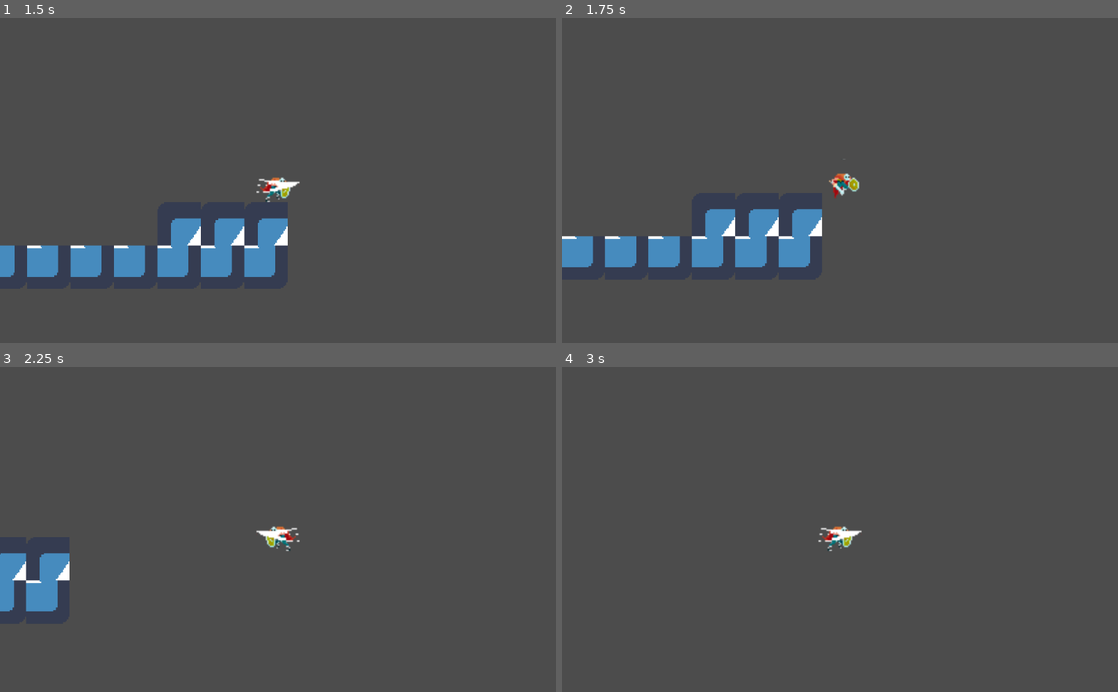
Above: before the commit, frames 1-4 (two rows, left to right).
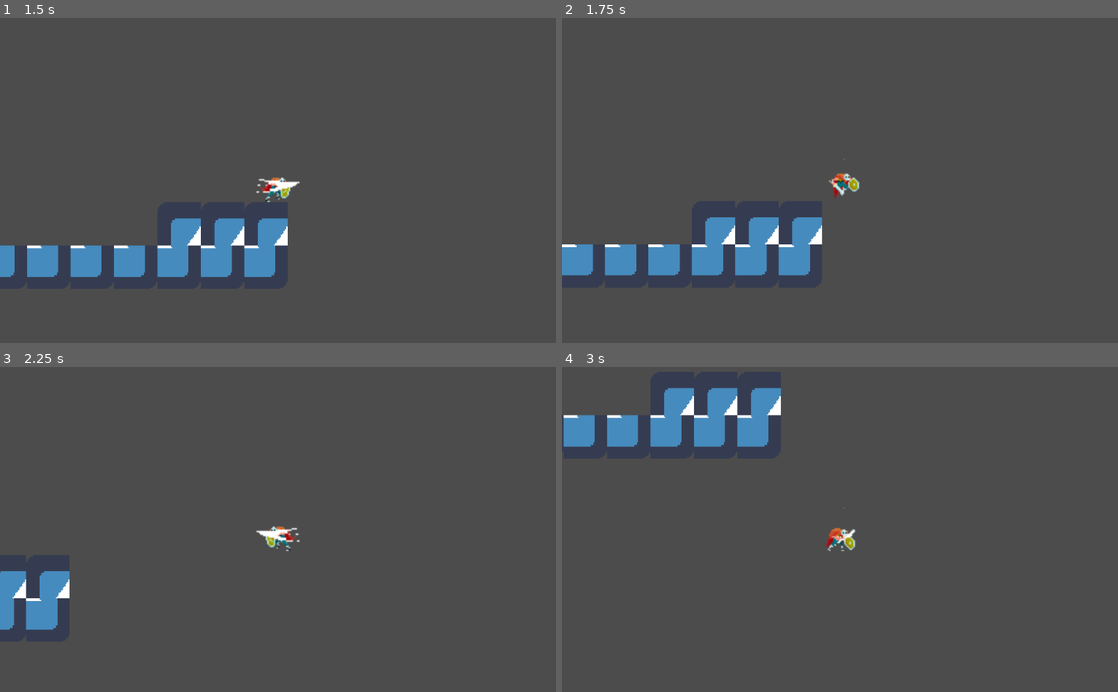
Above: after the commit, the same moments.

Repository: Jollista/Godot-Platformer
Game: Godot game, scene res://PlatformerSceneTest.tscn
Same seed, same stepped clock (60 frames per second), same inputs: the game is played once before the commit and once after it. The engine's default icon, where the game draws it, is replaced by a stand-in: a white triangle on a blue panel in a dark square.
Inputs (mouse positions are in pixels of both pictures, inside the frame that each line leads up to):
- Up to frame 1 (1.5 s): move the mouse to (400, 164) at 0.52 s; hold D (right) from 0.53 s (still down); click (400, 164) at 0.67 s; tap Space (jump) at 0.77 s; move the mouse to (166, 196) at 1.27 s; click (166, 196) at 1.42 s
- Up to frame 2 (1.75 s): keep holding D (right); tap Space (jump) at 1.52 s
- Up to frame 3 (2.25 s): move the mouse to (333, 458) at 2.02 s; release D (right) at 2.03 s; hold A (left) from 2.03 s (still down); click (333, 458) at 2.17 s
- Up to frame 4 (3 s): move the mouse to (812, 594) at 2.77 s; release A (left) at 2.78 s; hold D (right) from 2.78 s (still down); click (812, 594) at 2.92 s

Frame 1 is identical in both runs. In frame 2, 2.4% of the frame differs, in the area x 0-47%, y 58-80%; in frame 3, 1.6%; in frame 4, 4.4%, in the area x 0-54%, y 6-57%.

Commit message:
added facing to dash, changed collision shape to rectangle

Diff:
--- a/PlatformerSceneTest.tscn
+++ b/PlatformerSceneTest.tscn
@@ -4,8 +4,8 @@
 [ext_resource path="res://GodotLogoTileset.tres" type="TileSet" id=2]
 [ext_resource path="res://PlayerController.gd" type="Script" id=3]
 
-[sub_resource type="CapsuleShape2D" id=1]
-height = 0.0
+[sub_resource type="RectangleShape2D" id=8]
+extents = Vector2( 10, 9.5 )
 
 [sub_resource type="Animation" id=7]
 resource_name = "Dash"
@@ -116,8 +116,8 @@
 vframes = 6
 
 [node name="CollisionShape2D" type="CollisionShape2D" parent="Player"]
-position = Vector2( 3, 6 )
-shape = SubResource( 1 )
+position = Vector2( 3, 6.5 )
+shape = SubResource( 8 )
 
 [node name="Camera2D" type="Camera2D" parent="Player"]
 current = true
--- a/PlayerController.gd
+++ b/PlayerController.gd
@@ -10,6 +10,7 @@
 var motion = Vector2()
 var facingRight = true
 var falling = false
+var hasLanded = true
 
 onready var sprite := $Sprite
 onready var anim := $AnimationPlayer
@@ -49,7 +50,7 @@
 			anim.play("Idle")
 	# limit to max speed
 	motion.x = clamp(motion.x, -MAX_SPEED, MAX_SPEED)
-	print(motion.x)
+	#print(motion.x)
 
 	# jumping
 	if is_on_floor(): # can only jump if on floor
@@ -67,13 +68,28 @@
 	motion = move_and_slide(motion, UP)
 
 func _input(event):
-	if event is InputEventMouseButton and dashDelayTimer.is_stopped(): # on click
+
+	if is_on_floor():
+		hasLanded = true
+	if event is InputEventMouseButton and dashDelayTimer.is_stopped() and hasLanded: # on click
+		print("Dashing")
+		hasLanded = false
+
 		# start timer
 		dashDelayTimer.start(dashDelay)
 
 		var mouse_direction = get_local_mouse_position().normalized()
 		motion = Vector2(MAX_SPEED/2 * mouse_direction.x, MAX_SPEED/2 * mouse_direction.y)
-		print(get_viewport().get_mouse_position())
+		print("Mouse position:\t" + String(get_viewport().get_mouse_position()))
+		print("Global Transform:\t\t\t" + String(sprite.position))
+
+		# used for animation facing
+		if mouse_direction.x > sprite.position.x: # dashing right
+			facingRight = true
+			sprite.scale.x = 1
+		elif mouse_direction.x < sprite.position.y: # dashing left
+			facingRight = false
+			sprite.scale.x = -1
 
 		# animate
 		anim.play("Dash")
